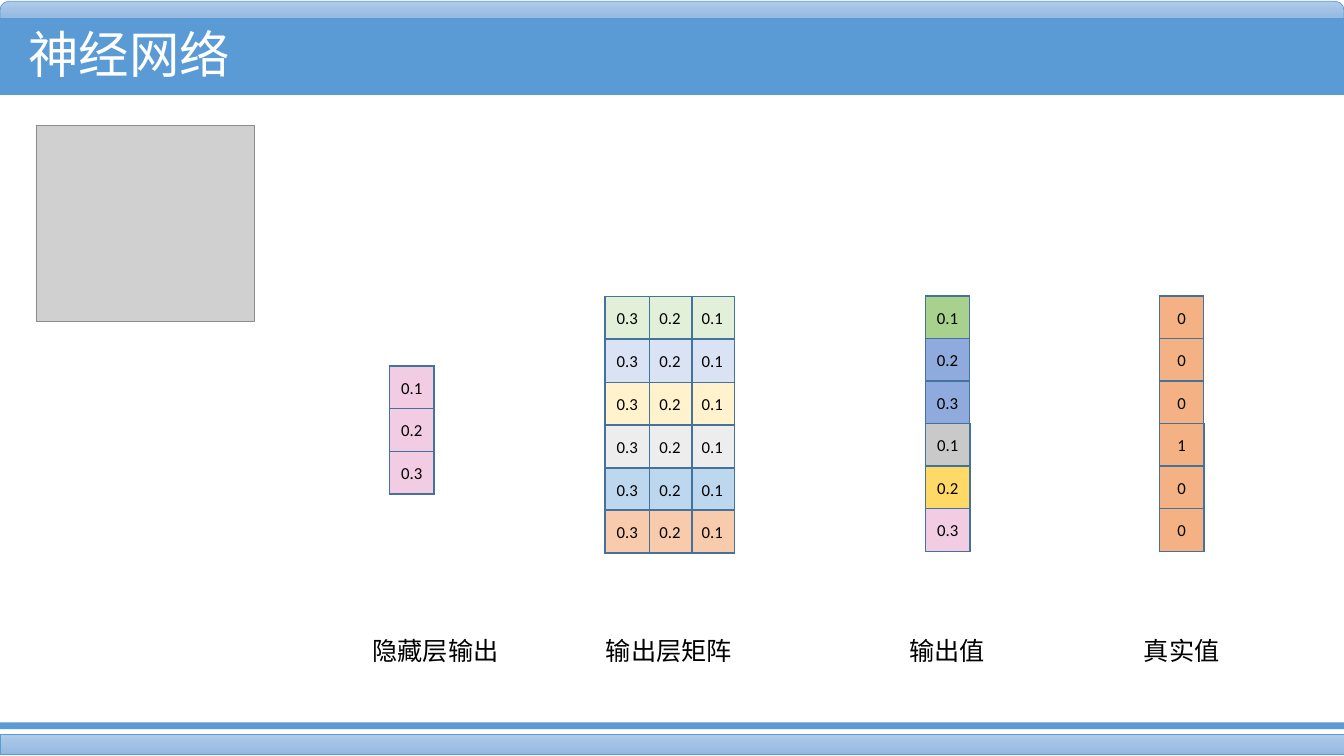
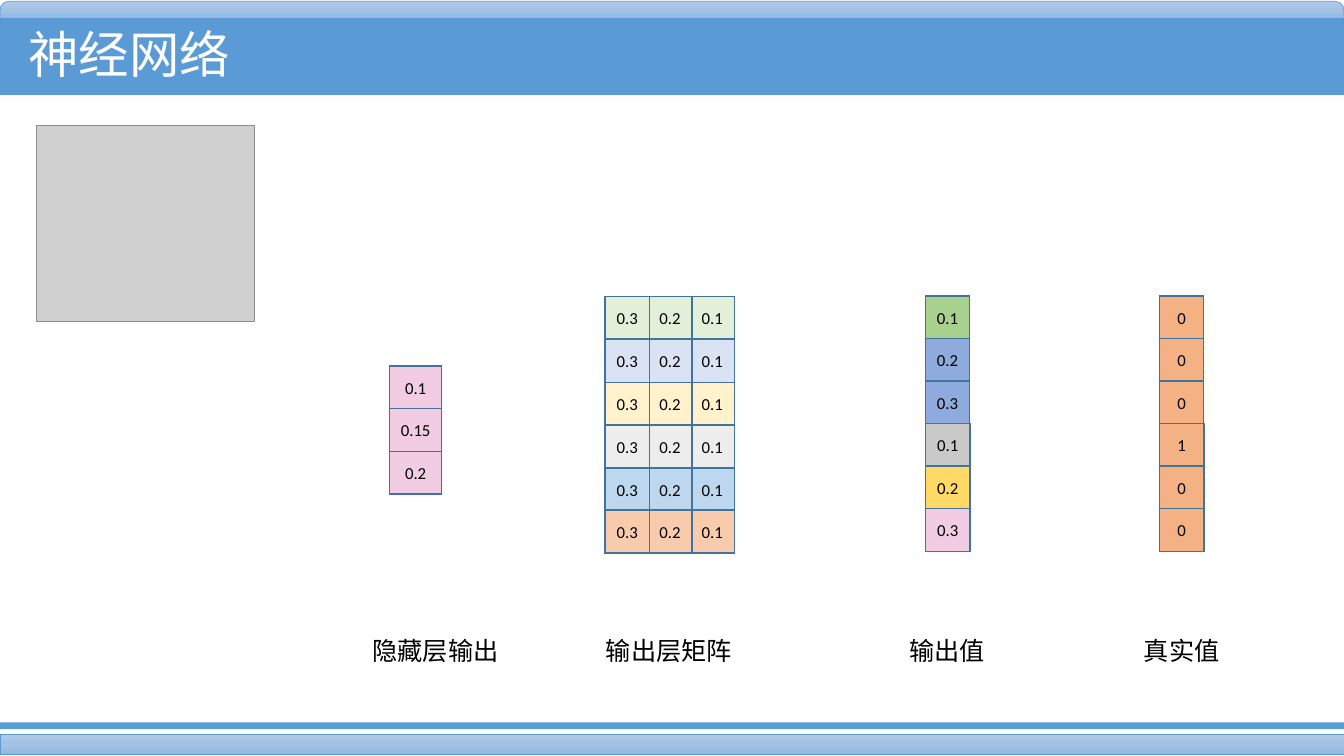
Before and after one commit to nikoHu/NueralNetworkTutorial, a slide deck: slide 9 of chapter5-word2VecX浅析/神经网络简介.pptx. Drawn at 1344x756 pixels with LibreOffice and Linux fonts; fonts in the diff are those of the drawing; grey boxes stand for pictures. Boxes give left, top, right and bottom in pixels: in the first picture for what was removed or moved away, otherwise in the second. Text is boxed around its words. In the diff, an @@ line names an element or a change of style, - is before the commit and + after.

Commit message:
word2vec

```diff
--- a/chapter5-word2VecX浅析/神经网络简介.pptx
+++ b/chapter5-word2VecX浅析/神经网络简介.pptx
@@ rectangle "0.1": place and size @@
-rectangle "0.1" at box(389, 366, 434, 408)
+rectangle "0.1" at box(389, 366, 442, 408)
@@ rectangle "0.15": place and size @@
-rectangle "0.15" at box(389, 408, 434, 451)
+rectangle "0.15" at box(389, 408, 442, 451)
@@ text in rectangle at box(401, 425, 431, 436): text changed @@
-0.2
+0.15
@@ rectangle "0.2": place and size @@
-rectangle "0.2" at box(389, 452, 434, 494)
+rectangle "0.2" at box(389, 452, 442, 494)
@@ text in rectangle at box(405, 468, 426, 479): text changed @@
-0.3
+0.2
```
